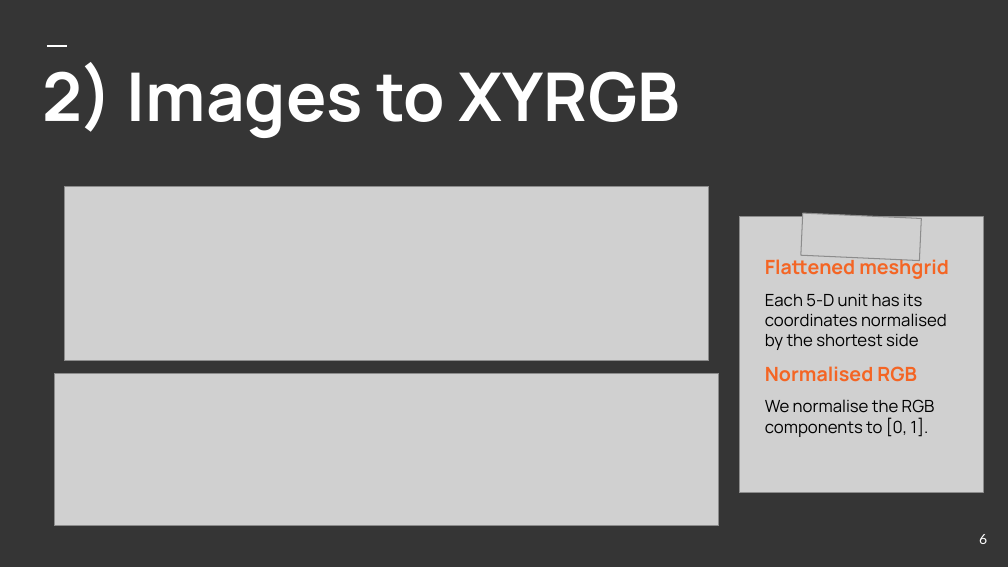
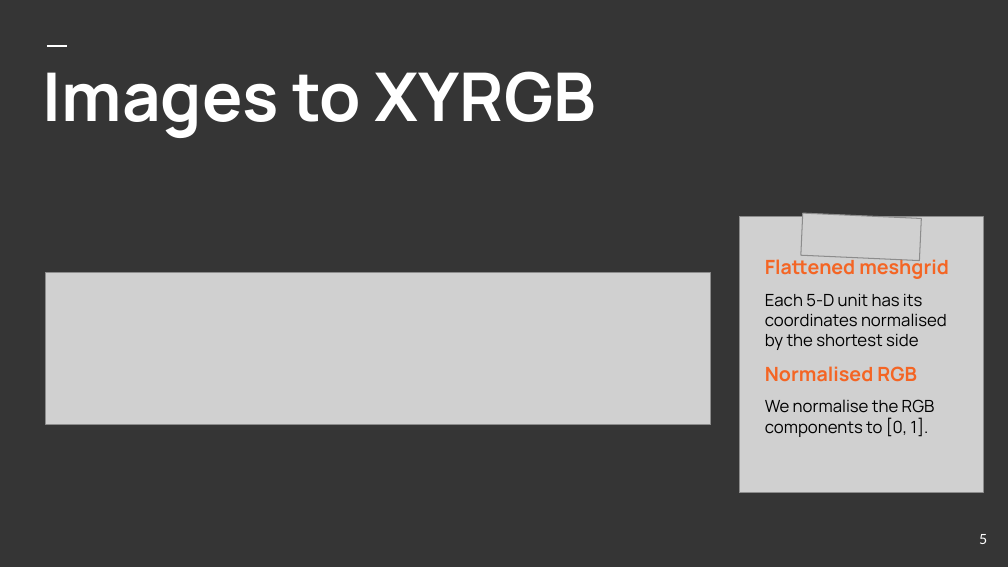
Before and after one commit to AlexMitan/superpixel-preprocessing-recognition, a slide deck: slide 5 of Licenta2018MitanTheodorAlexandru/presentation/Thesis presentation - Superpixel preprocessing.pptx (slide 6 before the commit). Drawn at 1008x567 pixels with LibreOffice and Linux fonts; fonts in the diff are those of the drawing; grey boxes stand for pictures. Boxes give left, top, right and bottom in pixels: in the first picture for what was removed or moved away, otherwise in the second. Text is boxed around its words. In the diff, an @@ line names an element or a change of style, - is before the commit and + after.

```diff
--- a/Licenta2018MitanTheodorAlexandru/presentation/Thesis presentation - Superpixel preprocessing.pptx
+++ b/Licenta2018MitanTheodorAlexandru/presentation/Thesis presentation - Superpixel preprocessing.pptx
@@ title at box(43, 71, 596, 138): text changed @@
-2) Images to XYRGB
+Images to XYRGB
@@ picture removed at box(65, 186, 710, 361) @@
@@ picture: place and size @@
-picture at box(54, 373, 719, 525)
+picture at box(45, 272, 710, 424)
@@ page number at box(979, 534, 987, 544): text changed @@
-6
+5
```
Also in this commit, not shown: 4 other slides changed, 1 slide removed, 1 other file.
